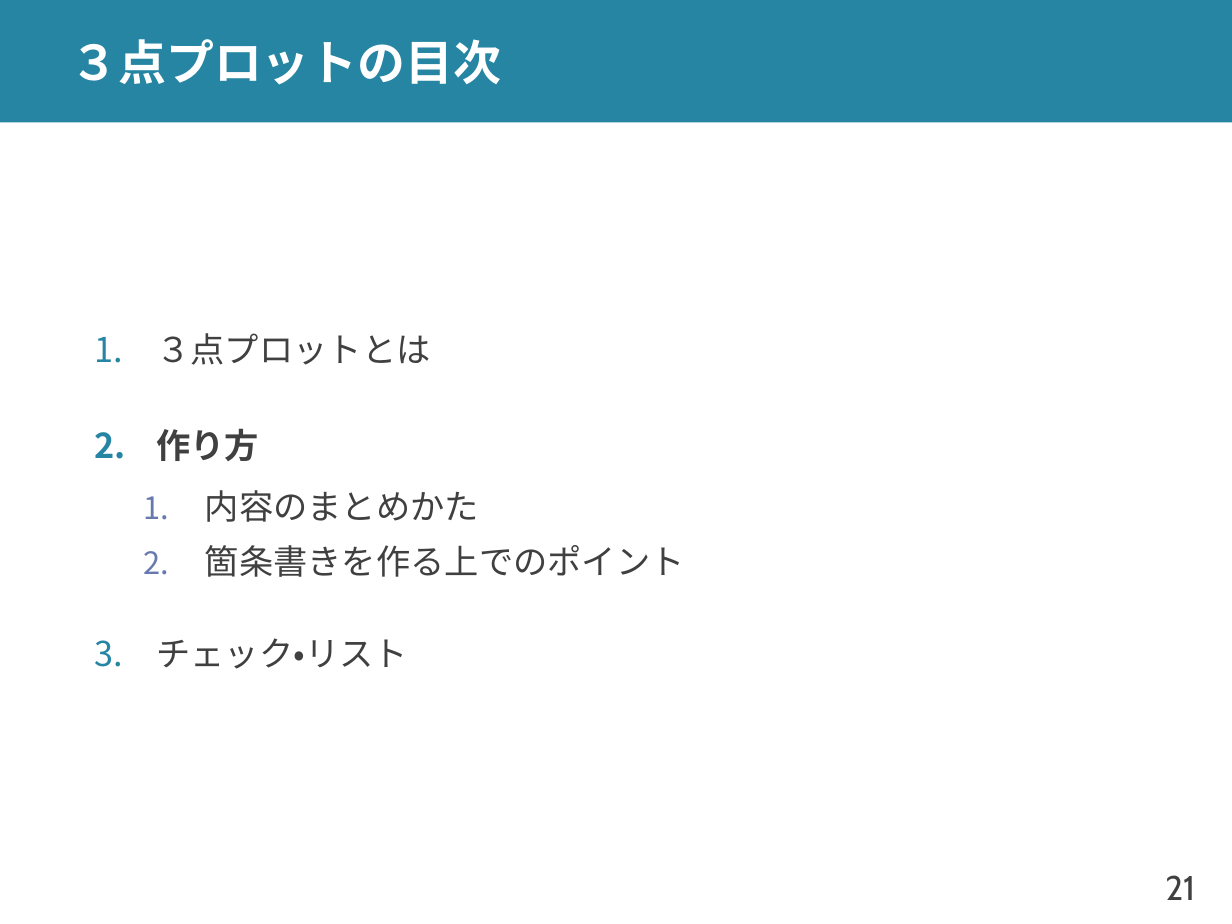
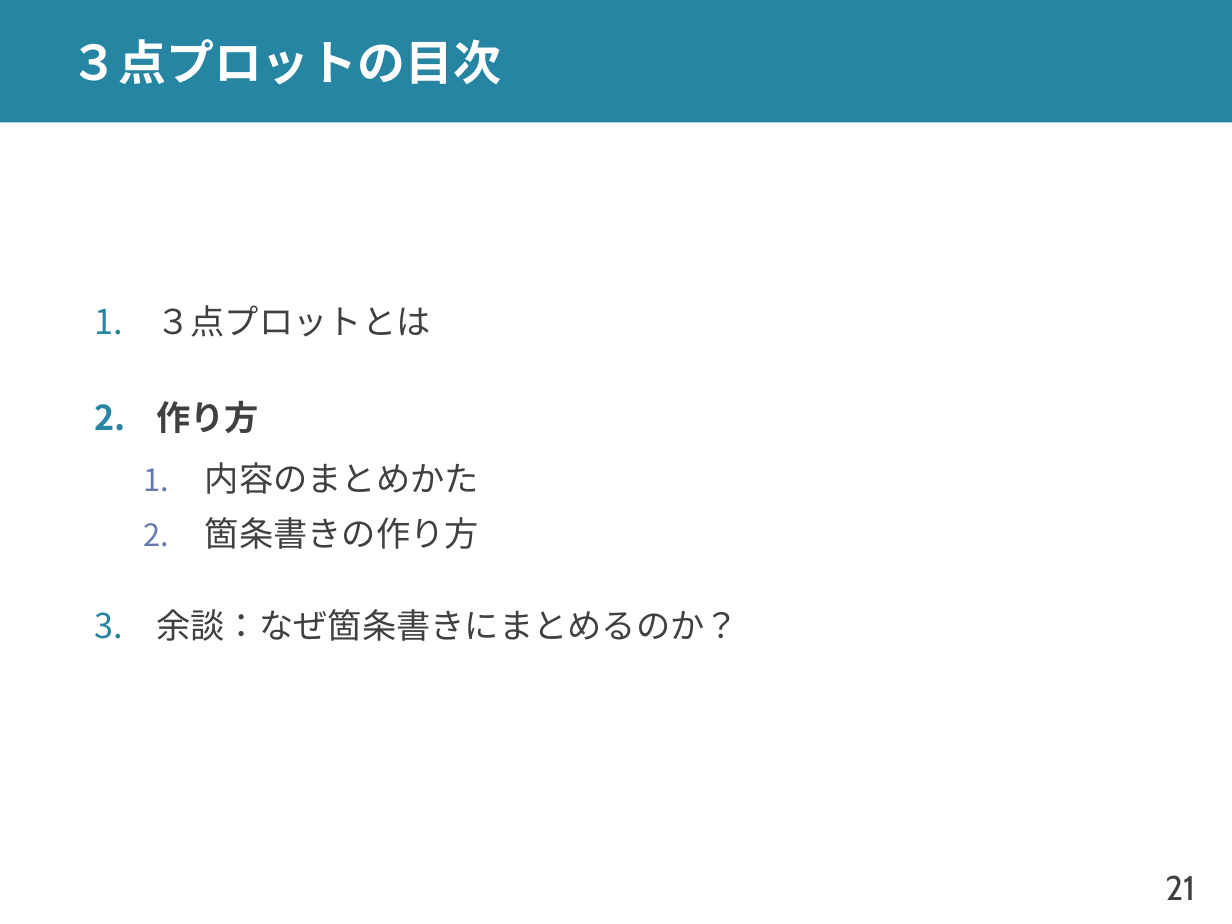
Before and after one commit to shioya-lab/how-to, a slide deck: slide 21 of plot.pptx. Drawn at 1232x924 pixels with LibreOffice and Linux fonts; fonts in the diff are those of the drawing. Boxes give left, top, right and bottom in pixels: in the first picture for what was removed or moved away, otherwise in the second. Text is boxed around its words. In the diff, an @@ line names an element or a change of style, - is before the commit and + after.

Commit message:
plot を v11 に
細かい部分の修正，余談の追加

```diff
--- a/plot.pptx
+++ b/plot.pptx
@@ text at <box>156,517,739,641</box>: text changed @@
-  2. 箇条書きを作る上でのポイント
-3. チェック・リスト
+  2. 箇条書きの作り方
+3. 余談：なぜ箇条書きにまとめるのか？
```
Also in this commit, not shown: 10 other slides changed, 4 slides added, 1 other file.
